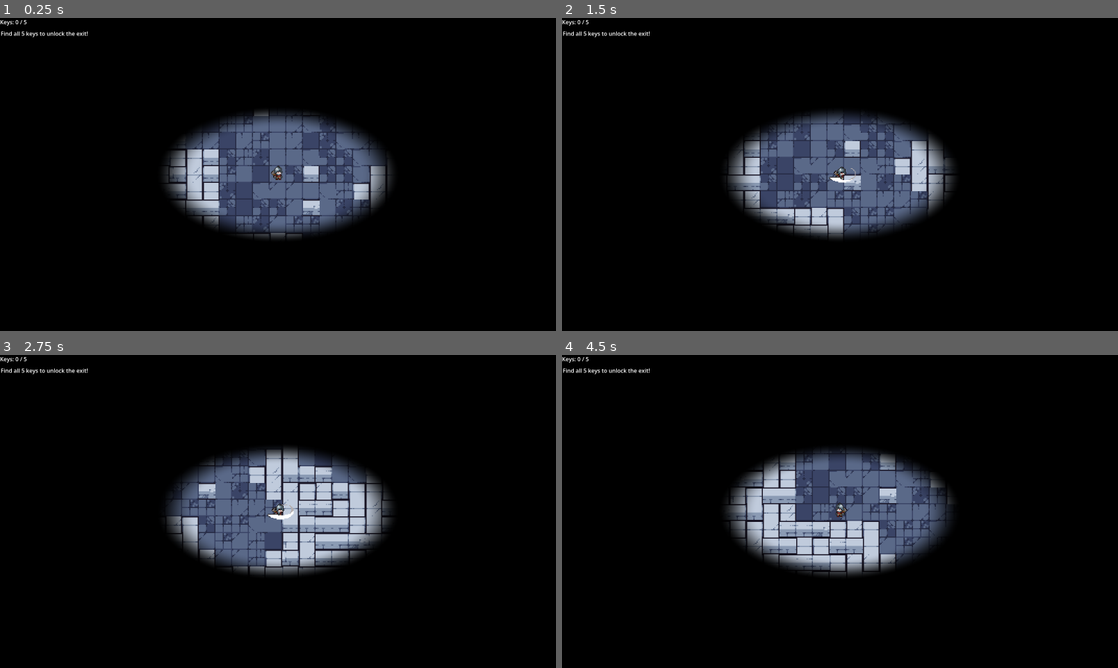
Above: before the commit, frames 1-4 (two rows, left to right).
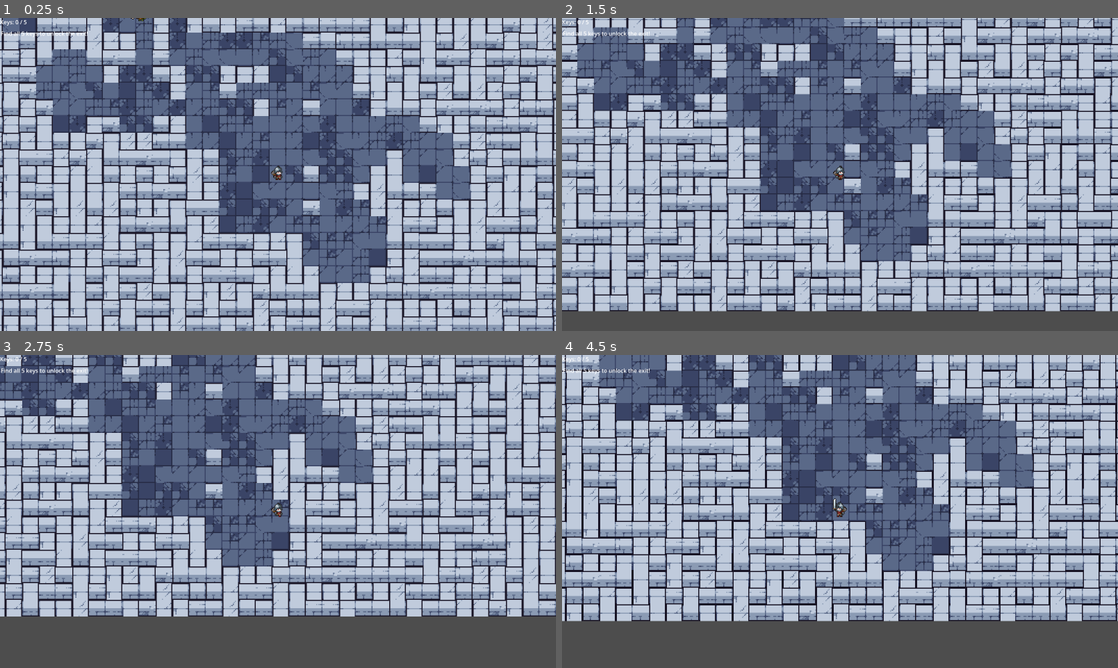
Above: after the commit, the same moments.

Repository: zz2548/week-5-pcg
Game: Godot game, scene res://scenes/main.tscn
Same seed, same stepped clock (60 frames per second), same inputs: the game is played once before the commit and once after it.
Inputs:
- Up to frame 1 (0.25 s): no input
- Up to frame 2 (1.5 s): tap Enter (ui_accept) at 0.5, 0.77, 0.8, 1.07, 1.35 s; hold D (move_right) 0.53-1.28 s; hold Space (attack) 0.53-1.28 s; hold S (move_down) from 1.28 s (still down)
- Up to frame 3 (2.75 s): tap Enter (ui_accept) at 1.52, 1.82, 2.3 s; tap Space (attack) at 1.55 s; release S (move_down) at 2.03 s; hold D (move_right) from 2.03 s (still down); hold Space (attack) from 2.03 s (still down)
- Up to frame 4 (4.5 s): release D (move_right) at 2.78 s; release Space (attack) at 2.78 s; hold W (move_up) 2.78-3.53 s; tap Space (attack) at 2.85, 4.35 s; tap Enter (ui_accept) at 3.02, 3.32, 3.5 s; hold Enter (ui_accept) 3.53-4.28 s; hold A (move_left) from 3.53 s (still down)

The runs differ from the first frame. In frame 1, 91% of the frame differs, in the area x 0-100%, y 0-100%; in frame 2, 94%; in frame 3, 94%; in frame 4, 95%.

Commit message:
resolved some attacking bugs

Diff:
--- a/pcg-game/project.godot
+++ b/pcg-game/project.godot
@@ -50,6 +50,11 @@
 "events": [Object(InputEventKey,"resource_local_to_scene":false,"resource_name":"","device":-1,"window_id":0,"alt_press …(191 unchanged characters)…
 ]
 }
+reset={
+"deadzone": 0.2,
+"events": [Object(InputEventKey,"resource_local_to_scene":false,"resource_name":"","device":-1,"window_id":0,"alt_pressed":false,"shift_pressed":false,"ctrl_pressed":false,"meta_pressed":false,"pressed":false,"keycode":0,"physical_keycode":82,"key_label":0,"unicode":114,"location":0,"echo":false,"script":null)
+]
+}
 
 [physics]
 
--- a/pcg-game/scenes/main.tscn
+++ b/pcg-game/scenes/main.tscn
@@ -508,7 +508,7 @@
 }],
 "loop": false,
 "name": &"attack",
-"speed": 5.0
+"speed": 8.0
 }, {
 "frames": [{
 "duration": 1.0,
@@ -629,7 +629,7 @@
 [node name="AnimatedSprite2D" type="AnimatedSprite2D" parent="Player" unique_id=1121528612]
 scale = Vector2(0.75, 0.75)
 sprite_frames = SubResource("SpriteFrames_c6pm6")
-animation = &"walk"
+animation = &"attack"
 
 [node name="Camera2D" type="Camera2D" parent="Player" unique_id=2102631256]
 
@@ -650,6 +650,7 @@
 
 [node name="DarkOverlay" type="CanvasLayer" parent="." unique_id=671771595]
 layer = 10
+visible = false
 script = ExtResource("4_tbgi4")
 light_radius = 0.15
 
--- a/pcg-game/scripts/EndScreen.gd
+++ b/pcg-game/scripts/EndScreen.gd
@@ -8,13 +8,13 @@
 func show_lose() -> void:
 	visible = true
 	title.text = "YOU DIED"
-	subtitle.text = "Press Space to Restart"
+	subtitle.text = "Press R to Restart" # change R to your chosen key
 	can_restart = true
 
 func show_win() -> void:
 	visible = true
 	title.text = "YOU ESCAPED!"
-	subtitle.text = "Press Space to Restart"
+	subtitle.text = "Press R to Restart"
 	can_restart = true
 
 func _ready() -> void:
@@ -23,5 +23,6 @@
 func _unhandled_input(event: InputEvent) -> void:
 	if not visible:
 		return
-	if can_restart and event.is_action_pressed("ui_accept"):
+	if can_restart and event.is_action_pressed("restart"):
+		get_tree().paused = false
 		get_tree().reload_current_scene()
--- a/pcg-game/scripts/player.gd
+++ b/pcg-game/scripts/player.gd
@@ -1,18 +1,18 @@
 extends CharacterBody2D
 
-const SPEED = 120.0
-const MAX_HP = 3
+const SPEED = 105.0
+const MAX_HP = 10
 
 
 var facing := Vector2.RIGHT
 var hp: int = MAX_HP
 var invincible_timer: float = 0.0
-const INVINCIBLE_DURATION = 0.25
+const INVINCIBLE_DURATION = 1.0
 
 @onready var anim: AnimatedSprite2D = $AnimatedSprite2D
 @onready var attack_hitbox: Area2D = $AttackHitbox
 
-@export var attack_damage: int = 1
+@export var attack_damage: int = 2
 @export var attack_window: float = 0.15
 
 var dead := false
@@ -72,7 +72,7 @@
 	if dead:
 		return
 
-	if event.is_action_pressed("attack") and locked_anim == "":
+	if event.is_action_pressed("attack") and locked_anim != "die" and locked_anim != "attack":
 		locked_anim = "attack"
 		anim.play("attack")
 
